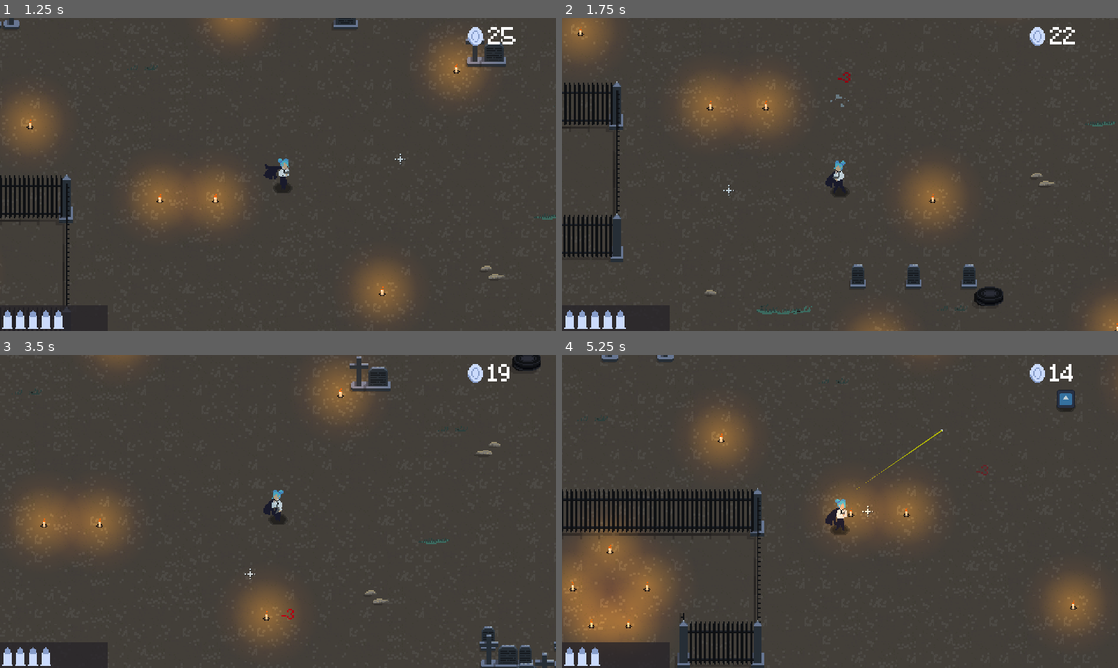
Above: before the commit, frames 1-4 (two rows, left to right).
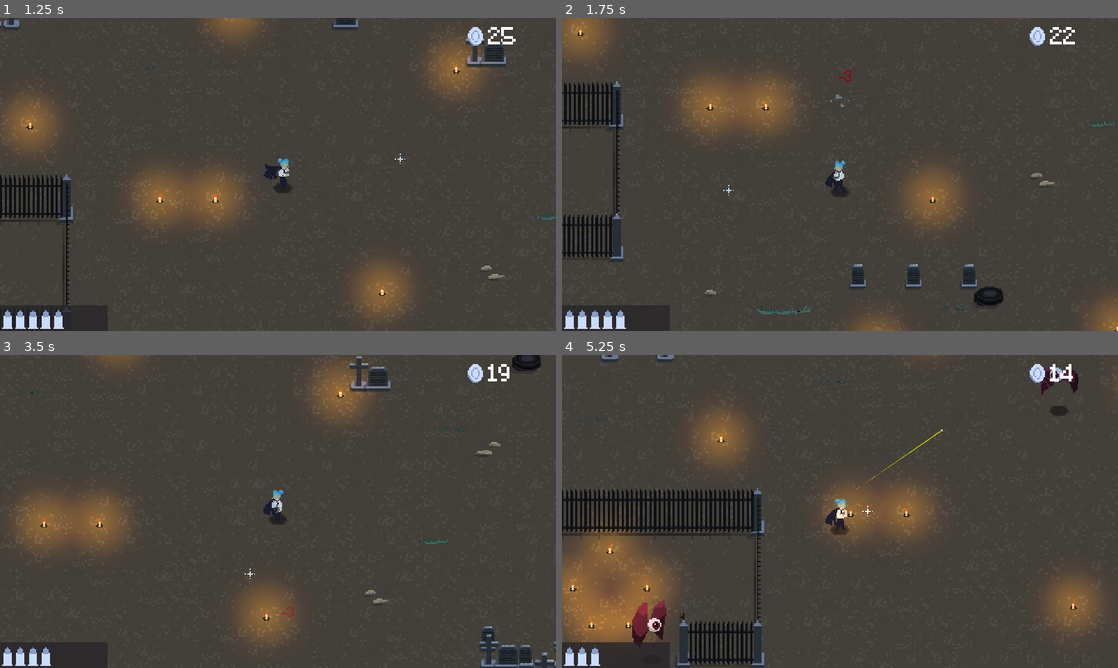
Above: after the commit, the same moments.

Repository: Niimphu/JGJ24
Game: Godot game, scene res://scenes/game/game.tscn
The game is run twice, just before and just after one commit, with the same random seed, the same clock (stepped at 60 frames per second) and the same inputs. The engine's default icon, where the game draws it, is replaced by a stand-in: a white triangle on a blue panel in a dark square.
Inputs (mouse positions are in pixels of both pictures, inside the frame that each line leads up to):
- Up to frame 1 (1.25 s): tap Enter at 0.5 s; move the mouse to (400, 158) at 0.52 s; hold D (move_right) from 0.53 s (still down); click (400, 158) at 0.6 s
- Up to frame 2 (1.75 s): move the mouse to (728, 190) at 1.27 s; release D (move_right) at 1.28 s; hold S (move_down) from 1.28 s (still down); tap Space (roll) at 1.35 s
- Up to frame 3 (3.5 s): move the mouse to (333, 442) at 2.02 s; release S (move_down) at 2.03 s; hold D (move_right) 2.03-2.78 s; click (333, 442) at 2.1 s; move the mouse to (250, 574) at 2.77 s; hold W (move_up) from 2.78 s (still down); tap Space (roll) at 2.85 s
- Up to frame 4 (5.25 s): move the mouse to (1006, 558) at 3.52 s; release W (move_up) at 3.53 s; hold A (move_left) 3.53-5.03 s; click (1006, 558) at 3.6 s; tap R (reload) at 4.15 s; move the mouse to (673, 464) at 4.27 s; tap Space (roll) at 4.35 s; move the mouse to (867, 511) at 5.02 s; hold S (move_down) from 5.03 s (still down); click (867, 511) at 5.1 s

Frame 1 is identical in both runs. In frame 2, less than 0.1% of the frame differs, in the area x 49-52%, y 16-21%; in frame 3, less than 0.1%; in frame 4, 1.0%, in the area x 12-93%, y 4-92%.

Commit message:
hella stuff

Diff:
--- a/scenes/entities/base_enemy.tscn
+++ b/scenes/entities/base_enemy.tscn
@@ -11,68 +11,6 @@
 [sub_resource type="RectangleShape2D" id="RectangleShape2D_7a8j7"]
 size = Vector2(16.0919, 15.9805)
 
-[sub_resource type="Animation" id="Animation_0ghna"]
-length = 0.001
-tracks/0/type = "value"
-tracks/0/imported = false
-tracks/0/enabled = true
-tracks/0/path = NodePath(".:modulate")
-tracks/0/interp = 1
-tracks/0/loop_wrap = true
-tracks/0/keys = {
-"times": PackedFloat32Array(0),
-"transitions": PackedFloat32Array(1),
-"update": 0,
-"values": [Color(1, 1, 1, 1)]
-}
-tracks/1/type = "value"
-tracks/1/imported = false
-tracks/1/enabled = true
-tracks/1/path = NodePath(".:rotation")
-tracks/1/interp = 1
-tracks/1/loop_wrap = true
-tracks/1/keys = {
-"times": PackedFloat32Array(0),
-"transitions": PackedFloat32Array(1),
-"update": 0,
-"values": [0.0]
-}
-
-[sub_resource type="Animation" id="Animation_okinc"]
-resource_name = "death"
-length = 0.5
-step = 0.1
-tracks/0/type = "value"
-tracks/0/imported = false
-tracks/0/enabled = true
-tracks/0/path = NodePath(".:modulate")
-tracks/0/interp = 1
-tracks/0/loop_wrap = true
-tracks/0/keys = {
-"times": PackedFloat32Array(0, 0.5),
-"transitions": PackedFloat32Array(1, 1),
-"update": 0,
-"values": [Color(1, 1, 1, 1), Color(1, 1, 1, 0)]
-}
-tracks/1/type = "value"
-tracks/1/imported = false
-tracks/1/enabled = true
-tracks/1/path = NodePath(".:rotation")
-tracks/1/interp = 1
-tracks/1/loop_wrap = true
-tracks/1/keys = {
-"times": PackedFloat32Array(0, 0.2),
-"transitions": PackedFloat32Array(1, 1),
-"update": 0,
-"values": [0.0, -1.5708]
-}
-
-[sub_resource type="AnimationLibrary" id="AnimationLibrary_4ap1t"]
-_data = {
-"RESET": SubResource("Animation_0ghna"),
-"death": SubResource("Animation_okinc")
-}
-
 [node name="TestEnemy" type="CharacterBody2D"]
 collision_layer = 16
 motion_mode = 1
@@ -80,6 +18,7 @@
 script = ExtResource("1_cxify")
 
 [node name="Shadow" type="Sprite2D" parent="."]
+z_index = -1
 texture = ExtResource("2_1rki4")
 
 [node name="Body" type="Sprite2D" parent="."]
@@ -108,11 +47,6 @@
 position = Vector2(0.188196, -0.0139568)
 shape = SubResource("RectangleShape2D_7a8j7")
 
-[node name="AnimationPlayer" type="AnimationPlayer" parent="."]
-libraries = {
-"": SubResource("AnimationLibrary_4ap1t")
-}
-
 [node name="Hitbox" type="Area2D" parent="."]
 collision_layer = 64
 collision_mask = 4
--- a/scenes/entities/bullet.gd
+++ b/scenes/entities/bullet.gd
@@ -4,8 +4,10 @@
 var bullet_direction: Vector2
 var shoot := false
 var count := 0
-var enemies_hit := 0
+var hit_count := 0
 var piercing_level := 2
+var enemies_hit: Array
+var multiplier:= 1
 
 
 func _ready():
@@ -33,7 +35,10 @@
 func _on_area_entered(area: Area2D):
 	if area.name == "TerrainHurtbox":
 		queue_free()
+	elif enemies_hit.has(area):
+		return
 	else:
-		enemies_hit += 1
-		if enemies_hit >= piercing_level:
+		enemies_hit.append(area)
+		hit_count += 1
+		if hit_count >= piercing_level:
 			queue_free()
--- a/scenes/entities/enemy.gd
+++ b/scenes/entities/enemy.gd
@@ -1,15 +1,17 @@
 extends CharacterBody2D
 
-@export var speed := 75
+
 var id := 1
 
 @onready var Navigator := $NavigationAgent2D
 @onready var HurtBox := $Hurtbox
 @onready var Hitbox := $Hitbox
-@onready var Animator := $AnimationPlayer
 @onready var Sprite := $Body
 
 var hit_count := 0
+@export_group("Stats")
+## I AM SPEED
+@export var speed := 75
 ## Number enemies this counts as for piercing
 @export var armour := 1
 ## Number of bullets needed to kill this enemy
@@ -18,10 +20,20 @@
 @export var damage := 10
 ## Coins to assign to the player on enemy death
 @export var value := 1
-##
+## Where popups will appear above this guy
 @export var height := Vector2(0, -20)
+## Flying ignores terrain
+@export var flying := false
+@export var knockback_speed := 20
 
-var player: Node2D
+@export_group("Nodes")
+@export var Animator: AnimationPlayer
+
+enum { CHASE, ATTACK, DIE }
+
+var Player: CharacterBody2D
+var state := CHASE
+var direction := Vector2.ZERO
 
 signal died
 
@@ -34,41 +46,77 @@
 
 
 func begin(player_node: CharacterBody2D, new_id: int):
-	player = player_node
+	Player = player_node
 	id = new_id
 	set_process(true)
 	find_path()
 
 
 func _physics_process(_delta):
-	var direction: Vector2 = to_local(Navigator.get_next_path_position()).normalized()
+	match state:
+		CHASE:
+			chase()
+			flip_sprite()
+		DIE:
+			die()
+
+
+func chase() -> void:
+	if flying:
+		return fly()
+
+	direction = to_local(Navigator.get_next_path_position()).normalized()
 	var intended_velocity: Vector2 = direction * speed
 
 	Navigator.velocity = intended_velocity
-
-	if velocity.x > 0:
-		Sprite.flip_h = false
-	else:
-		Sprite.flip_h = true
 
 	if Engine.get_physics_frames() % 5 != id:
 		return
 	find_path()
 
 
+func fly() -> void:
+	direction = Player.global_position - global_position
+	velocity = direction.normalized() * speed
+	move_and_slide()
+
+
+func die() -> void:
+	velocity = knockback_speed * direction
+	knockback_speed /= 2
+	move_and_slide()
+
+
+func flip_sprite():
+	if velocity.x > 0:
+		Sprite.flip_h = false
+	else:
+		Sprite.flip_h = true
+
+
 func find_path() -> void:
-	Navigator.target_position = player.global_position
+	Navigator.target_position = Player.global_position
 
 
 func safe_velocity_computed(safe_velocity) -> void:
+	if not state == CHASE:
+		return
 	velocity = velocity.move_toward(safe_velocity, 100)
 	move_and_slide()
 
 
-func death_animation():
-	speed = 0
-	EventBus.enemy_died.emit(value, global_position + height)
+func death(bullet: Area2D):
+	state = DIE
+	direction = global_position - Player.global_position # set knockback direction
+	HurtBox.set_deferred("monitorable", false)
+	HurtBox.set_deferred("monitoring", false)
+
+	EventBus.enemy_died.emit(value * bullet.multiplier, global_position + height)
 	Animator.play("death")
+
+
+func hurt_animation():
+	Animator.play("hurt")
 
 
 func finished_animation(anim_name: String) -> void:
@@ -76,10 +124,15 @@
 		died.emit()
 		queue_free()
 
-func _on_hurtbox_entered(_area: Area2D) -> void:
+
+func _on_hurtbox_entered(bullet: Area2D) -> void:
 	health -= 1
-	if health == 0:
-		death_animation()
+	if health <= 0:
+		death(bullet)
+	else:
+		hurt_animation()
+
 
 func _on_hitbox_entered(_area: Area2D) -> void:
-	EventBus.player_hit.emit(-damage, global_position + height)
+	if state != DIE:
+		EventBus.player_hit.emit(-damage, global_position + height)
--- /dev/null
+++ b/scenes/entities/eye_bat.tscn
@@ -0,0 +1,127 @@
+[gd_scene load_steps=10 format=3 uid="uid://bpn7rdfa4qpol"]
+
+[ext_resource type="PackedScene" uid="uid://lo6v7voiebej" path="res://scenes/entities/base_enemy.tscn" id="1_ddtt4"]
+[ext_resource type="Texture2D" uid="uid://bdr681afo5f1y" path="res://assets/art/Sprites/eyebat.png" id="2_jkovk"]
+
+[sub_resource type="CircleShape2D" id="CircleShape2D_78dst"]
+radius = 19.4589
+
+[sub_resource type="CircleShape2D" id="CircleShape2D_5338i"]
+radius = 15.1967
+
+[sub_resource type="Animation" id="Animation_wodbu"]
+length = 0.001
+tracks/0/type = "value"
+tracks/0/imported = false
+tracks/0/enabled = true
+tracks/0/path = NodePath("Body:frame")
+tracks/0/interp = 1
+tracks/0/loop_wrap = true
+tracks/0/keys = {
+"times": PackedFloat32Array(0),
+"transitions": PackedFloat32Array(1),
+"update": 1,
+"values": [0]
+}
+tracks/1/type = "value"
+tracks/1/imported = false
+tracks/1/enabled = true
+tracks/1/path = NodePath("Shadow:modulate")
+tracks/1/interp = 1
+tracks/1/loop_wrap = true
+tracks/1/keys = {
+"times": PackedFloat32Array(0),
+"transitions": PackedFloat32Array(1),
+"update": 0,
+"values": [Color(1, 1, 1, 1)]
+}
+
+[sub_resource type="Animation" id="Animation_10o5s"]
+resource_name = "death"
+length = 0.66
+step = 0.06
+tracks/0/type = "value"
+tracks/0/imported = false
+tracks/0/enabled = true
+tracks/0/path = NodePath("Body:frame")
+tracks/0/interp = 1
+tracks/0/loop_wrap = true
+tracks/0/keys = {
+"times": PackedFloat32Array(0, 0.0588235, 0.117647, 0.176471, 0.235294, 0.352941, 0.470588, 0.588235),
+"transitions": PackedFloat32Array(1, 1, 1, 1, 1, 1, 1, 1),
+"update": 1,
+"values": [8, 9, 10, 11, 12, 13, 14, 15]
+}
+tracks/1/type = "value"
+tracks/1/imported = false
+tracks/1/enabled = true
+tracks/1/path = NodePath("Shadow:modulate")
+tracks/1/interp = 1
+tracks/1/loop_wrap = true
+tracks/1/keys = {
+"times": PackedFloat32Array(0, 0.176471, 0.647059),
+"transitions": PackedFloat32Array(1, 1, 1),
+"update": 0,
+"values": [Color(1, 1, 1, 1), Color(1, 1, 1, 1), Color(1, 1, 1, 0)]
+}
+
+[sub_resource type="Animation" id="Animation_iu10f"]
+resource_name = "chase"
+length = 0.24
+loop_mode = 1
+step = 0.04
+tracks/0/type = "value"
+tracks/0/imported = false
+tracks/0/enabled = true
+tracks/0/path = NodePath("Body:frame")
+tracks/0/interp = 1
+tracks/0/loop_wrap = true
+tracks/0/keys = {
+"times": PackedFloat32Array(0, 0.04, 0.08, 0.12, 0.16, 0.2),
+"transitions": PackedFloat32Array(1, 1, 1, 1, 1, 1),
+"update": 1,
+"values": [0, 1, 2, 3, 4, 5]
+}
+
+[sub_resource type="Animation" id="Animation_awiah"]
+resource_name = "hurt"
+
+[sub_resource type="AnimationLibrary" id="AnimationLibrary_5ehcw"]
+_data = {
+"RESET": SubResource("Animation_wodbu"),
+"chase": SubResource("Animation_iu10f"),
+"death": SubResource("Animation_10o5s"),
+"hurt": SubResource("Animation_awiah")
+}
+
+[node name="EyeBat" node_paths=PackedStringArray("Animator") instance=ExtResource("1_ddtt4")]
+height = Vector2(0, -55)
+flying = true
+Animator = NodePath("AnimationPlayer")
+
+[node name="Body" parent="." index="1"]
+position = Vector2(0.160439, -32.999)
+scale = Vector2(1, 1.008)
+texture = ExtResource("2_jkovk")
+hframes = 4
+vframes = 4
+
+[node name="CollisionShape2D" parent="." index="2"]
+disabled = true
+
+[node name="Hurtbox" parent="." index="4"]
+position = Vector2(-0.195473, -33.643)
+
+[node name="HurtboxShape" parent="Hurtbox" index="0"]
+position = Vector2(-0.010214, -1.00608)
+shape = SubResource("CircleShape2D_78dst")
+
+[node name="HitboxShape" parent="Hitbox" index="0"]
+position = Vector2(-0.162802, -34.3599)
+shape = SubResource("CircleShape2D_5338i")
+
+[node name="AnimationPlayer" type="AnimationPlayer" parent="." index="6"]
+libraries = {
+"": SubResource("AnimationLibrary_5ehcw")
+}
+autoplay = "chase"
--- a/scenes/entities/player.gd
+++ b/scenes/entities/player.gd
@@ -206,7 +206,7 @@
 
 	GunAnimator.play("reload", 0.5)
 	Sound.full_reload()
-	if state == ROLL or Game.update_coins(max_ammo * reload_cost, popup_pos()) == false:
+	if state == ROLL or Game.update_coins((max_ammo - current_ammo) * reload_cost, popup_pos()) == false:
 		reloading = false
 		return
 
--- a/scenes/game/game.tscn
+++ b/scenes/game/game.tscn
@@ -230,7 +230,7 @@
 Crosshair = NodePath("Crosshair")
 
 [node name="Earth" type="TileMapLayer" parent="."]
-z_index = -1
+z_index = -2
 tile_map_data = PackedByteArray("AADb/+z/AAATAAEAAADb/+3/AAATAAEAAADb/+7/AAATAAEAAADb/+//AAATAAEAAADb//D/AAATAAEAAADb// …(47808 unchanged characters)…
 tile_set = SubResource("TileSet_w6yhb")
 
--- a/scenes/game/wave_manager.gd
+++ b/scenes/game/wave_manager.gd
@@ -3,27 +3,27 @@
 @export var EnemiesFolder: Node2D
 @export var Player: Node2D
 
-@onready var test_enemy := preload("res://scenes/entities/base_enemy.tscn")
+@onready var Bat := preload("res://scenes/entities/eye_bat.tscn")
 @onready var spawn_points := get_children().map(func(point: Node2D): return point.global_position)
 
 @onready var waves = [
 	[ # Wave 1
-		{ "type": test_enemy, "count": 2 },
-		{ "type": test_enemy, "count": 3 },
-		{ "type": test_enemy, "count": 4 }
+		{ "type": Bat, "count": 2 },
+		{ "type": Bat, "count": 3 },
+		{ "type": Bat, "count": 4 }
 	],
 	[ # Wave 2
-		{ "type": test_enemy, "count": 3 },
-		{ "type": test_enemy, "count": 5 },
-		{ "type": test_enemy, "count": 7 }
-		#{ "type": test_enemy, "count": 2, "type2": EnemyC, "count2": 1 }
+		{ "type": Bat, "count": 3 },
+		{ "type": Bat, "count": 5 },
+		{ "type": Bat, "count": 7 }
+		#{ "type": Bat, "count": 2, "type2": EnemyC, "count2": 1 }
 	],
 	[ # Wave 3
-		{ "type": test_enemy, "count": 5 },
-		{ "type": test_enemy, "count": 5 },
-		{ "type": test_enemy, "count": 5 },
-		{ "type": test_enemy, "count": 5 },
-		{ "type": test_enemy, "count": 5 }
+		{ "type": Bat, "count": 5 },
+		{ "type": Bat, "count": 5 },
+		{ "type": Bat, "count": 5 },
+		{ "type": Bat, "count": 5 },
+		{ "type": Bat, "count": 5 }
 	]
 ]
 
--- a/scenes/ui/popup.gd
+++ b/scenes/ui/popup.gd
@@ -17,7 +17,7 @@
 		Animator.play("lose")
 
 	var tween := get_tree().create_tween()
-	tween.tween_property(self, "position", position + Vector2(1, -8), 1)
+	tween.tween_property(self, "position", position + Vector2(1, -8), 0.7)
 
 
 func destroy(_anim_name):
--- a/scenes/ui/popup.tscn
+++ b/scenes/ui/popup.tscn
@@ -20,6 +20,7 @@
 
 [sub_resource type="Animation" id="Animation_hnxdt"]
 resource_name = "gain"
+length = 0.7
 step = 0.1
 tracks/0/type = "value"
 tracks/0/imported = false
@@ -28,7 +29,7 @@
 tracks/0/interp = 1
 tracks/0/loop_wrap = true
 tracks/0/keys = {
-"times": PackedFloat32Array(0, 0.7, 1),
+"times": PackedFloat32Array(0, 0.5, 0.7),
 "transitions": PackedFloat32Array(1, 1, 1),
 "update": 0,
 "values": [Color(0.065, 0.65, 0.11375, 1), Color(0.0666667, 0.65098, 0.113725, 1), Color(0.065, 0.65, 0.11375, 0)]
@@ -36,6 +37,7 @@
 
 [sub_resource type="Animation" id="Animation_rqxnq"]
 resource_name = "lose"
+length = 0.7
 step = 0.1
 tracks/0/type = "value"
 tracks/0/imported = false
@@ -44,7 +46,7 @@
 tracks/0/interp = 1
 tracks/0/loop_wrap = true
 tracks/0/keys = {
-"times": PackedFloat32Array(0, 0.7, 1),
+"times": PackedFloat32Array(0, 0.5, 0.7),
 "transitions": PackedFloat32Array(1, 1, 1),
 "update": 0,
 "values": [Color(0.745098, 0, 0.0823529, 1), Color(0.744788, 0, 0.0830877, 1), Color(0.75, 0, 0.0875001, 0)]
Not shown: 1 places in scenes/entities/base_enemy.tscn that only renumber resources
